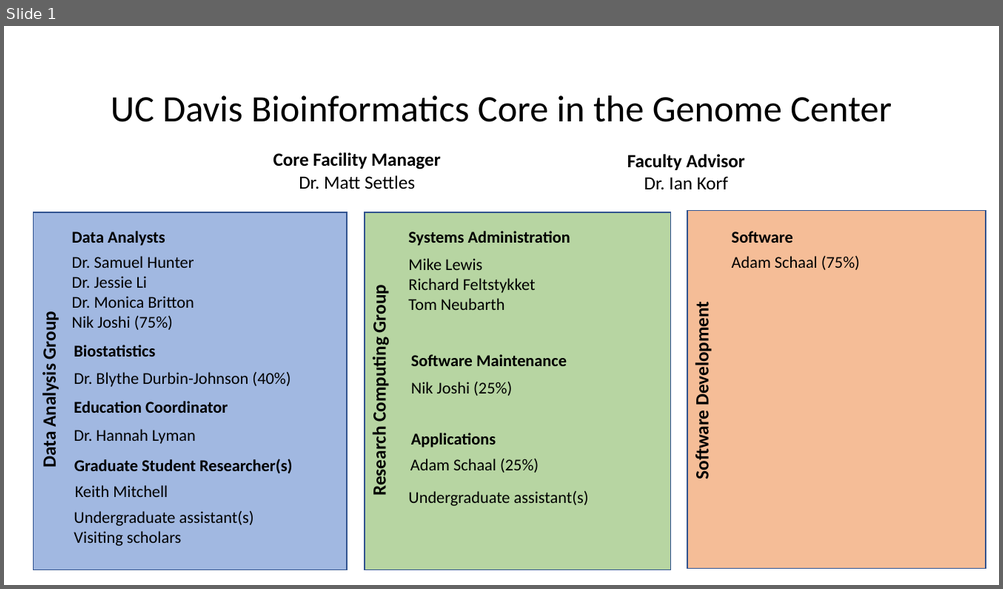
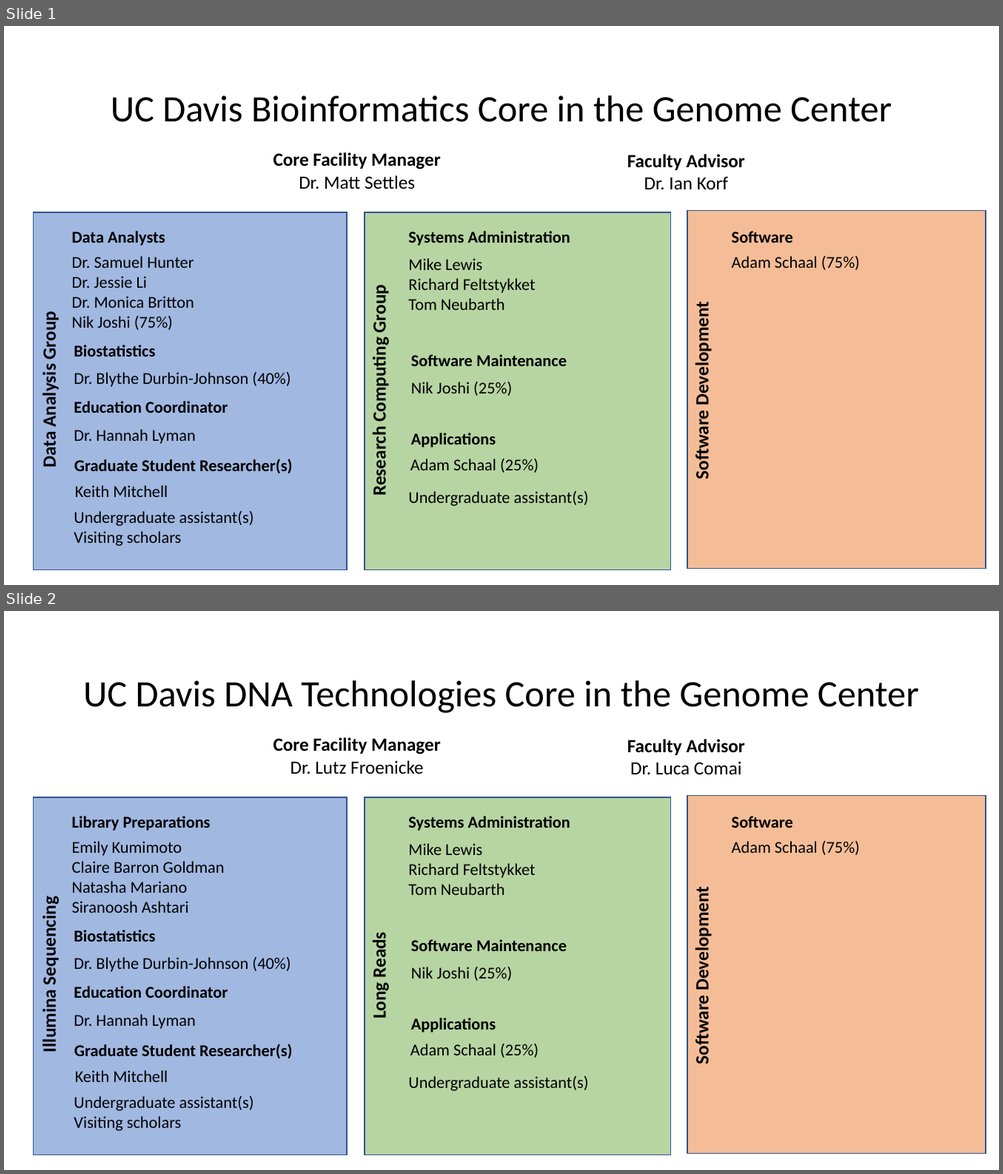
Before and after one commit to ucdavis-bioinformatics-training/ucdavis-bioinformatics-training.presentations, a slide deck: misc/staff.pptx. Shown one above the other, each under a label of ours: slide 1 before the commit, slides 1 and 2 after it. The pictures are 1003x589 and 1003x1174 pixels, drawn with LibreOffice and Linux fonts; fonts in the diff are those of the drawing. Boxes give left, top, right and bottom in pixels: in the first picture for what was removed or moved away, otherwise in the second. Text is boxed around its words. In the diff, an @@ line names an element or a change of style, - is before the commit and + after.

```diff
--- a/misc/staff.pptx
+++ b/misc/staff.pptx
@@ slide 2 added at [4, 611, 999, 1170], background #FFFFFF @@
@@ title added at [83, 681, 919, 713], 36 pt, text #000000 @@
+UC Davis DNA Technologies Core in the Genome Center
@@ group added at [33, 738, 986, 1156]: 23 texts, 3 rectangles @@
+Core Facility Manager
+Dr. Lutz Froenicke
+Faculty Advisor
+Dr. Luca Comai
+Illumina Sequencing
+Library Preparations
+Emily Kumimoto
+Claire Barron Goldman
+Natasha Mariano
+Siranoosh Ashtari
+Biostatistics
+Dr. Blythe Durbin-Johnson (40%)
+Undergraduate assistant(s)
+Visiting scholars
+Long Reads
+Systems Administration
+Mike Lewis
+Richard Feltstykket
+Tom Neubarth
+Applications
+Adam Schaal (25%)
+Undergraduate assistant(s)
+Software Maintenance
+Nik Joshi (25%)
+Software Development
+Software
+Adam Schaal (75%)
+Graduate Student Researcher(s)
+Keith Mitchell
+Education Coordinator
+Dr. Hannah Lyman
```
Also in this commit, not shown: 2 other files.
